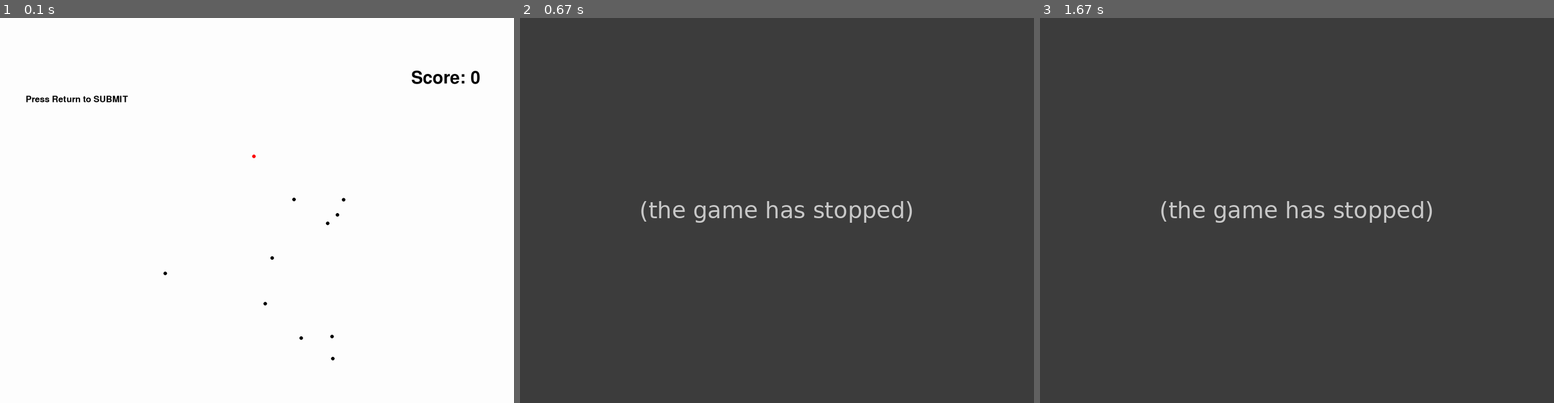
Above: before the commit, frames 1-3 (left to right).
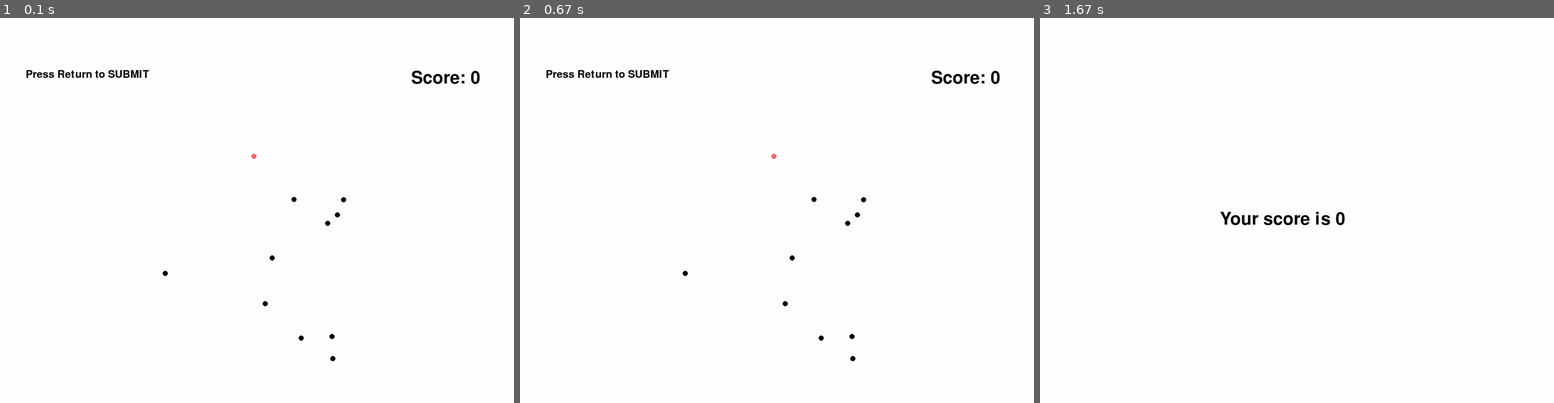
Above: after the commit, the same moments.

Repository: sherrybao222/Road_Construction
Game: pygame game, started from experiment/road_basic.py
Same seed, same stepped clock (60 frames per second), same inputs: the game is played once before the commit and once after it.
Inputs (mouse positions are in pixels of both pictures, inside the frame that each line leads up to):
- Up to frame 1 (0.1 s): no input
- Up to frame 2 (0.67 s): click (777, 210) at 0.38 s
- Up to frame 3 (1.67 s): tap Enter at 0.67 s

The runs differ from the first frame. In frame 1, 0.6% of the frame differs, in the area x 5-68%, y 13-90%; in frame 2, 100%; in frame 3, 100%, in the area x 0-100%, y 0-100%.
Error before the commit: TypeError: points must be number pairs (road_basic.py line 113); the game stopped at 0.35 s (later frames are placeholders)

Commit message:
modify data saving structure

Diff:
--- a/experiment/road_basic.py
+++ b/experiment/road_basic.py
@@ -17,6 +17,7 @@
         self.N = 11     # total city number, including start
         self.radius = 7     # radius of city
         self.total = 700    # total budget
+        self.budget_remain = 700    # remaining budget
 
         self.x = random.sample(range(500, 1400), self.N)    # x axis of all cities
         self.y = random.sample(range(500, 1400), self.N)    # y axis of all cities
@@ -24,22 +25,6 @@
 
         self.city_start = self.xy[0]    # start city
         self.distance = distance_matrix(self.xy, self.xy, p=2, threshold=10000)     # city distance matrix
-
-    def data_init(self):
-        # choice dynamic for undo
-        self.choice_dyn = [0]
-        self.choice_locdyn = [self.city_start]
-        self.budget_dyn = [self.total]
-        self.budget_remain = 700    # remaining budget
-
-        # choice history
-        self.choice_his = [0]   # choice history, index
-        self.choice_loc = [self.city_start] # choice location history
-
-        self.click = [0] # mouse click location
-        self.click_time = [0] # mouse click time
-
-        self.budget_his = [self.total] # budget history
 
         self.n_city = 0 # number of cities connected
         self.check = 0 # indicator showing if people made a valid choice
@@ -57,43 +42,59 @@
         dist = self.distance[self.index][self.choice_dyn[-1]] # get distance from current choice to previous choice
         self.budget_remain = self.budget_dyn[-1] - dist # budget update
 
-    def data(self, mouse):
-        tick_second = round((pg.time.get_ticks()/1000), 2)
-        self.click_time.append(tick_second)
-        self.click.append(mouse)
-
-        # self.number_est.append(self.number_dyn)
+    def data_init(self):
+        # dynamic for undo
+        self.choice_dyn = [0]
+        self.choice_locdyn = [self.city_start]
+        self.budget_dyn = [self.total]
+
+        # history
+        self.time = [0] # mouse click time
+        self.pos = [0]
+
+        self.choice_his = [0]   # choice history, index
+        self.choice_loc = [self.city_start] # choice location history
+
+        self.click = [0] # mouse click indicator
+
+        self.budget_his = [self.total] # budget history
+
+    def data(self, mouse, time):
+        # dynamic for undo
+        self.choice_dyn.append(self.index)
+        self.choice_locdyn.append(self.city)
+        self.budget_dyn.append(self.budget_remain)
+
+        # history
+        self.time.append(time)
+        self.pos.append(mouse)
+
+        self.choice_his.append(self.index)
+        self.choice_loc.append(self.city)
+
+        self.click.append(1)
 
         self.budget_his.append(self.budget_remain)
-        self.budget_dyn.append(self.budget_remain)
-
-        self.choice_his.append(self.index)
-        self.choice_dyn.append(self.index)
-        self.choice_loc.append(self.city)
-        self.choice_locdyn.append(self.city)
 
         self.n_city = self.n_city + 1
 
         self.check = 0 # clear choice parameters after saving them
         del self.index, self.city
 
-    def static_data(self, mouse):
-        tick_second = round((pg.time.get_ticks()/1000), 2)
-        self.click_time.append(tick_second)
-        self.click.append(mouse)
-
-        # self.number_est.append(self.number_dyn)
+    def static_data(self, mouse, time):
+        # history
+        self.time.append(time)
+        self.pos.append(mouse)
+
+        self.choice_his.append(float('nan'))
+        self.choice_loc.append(float('nan'))
 
         self.budget_his.append(float('nan'))
-        self.budget_dyn.append(float('nan'))
-
-        self.choice_his.append(float('nan'))
-        self.choice_dyn.append(float('nan'))
-        self.choice_loc.append(float('nan'))
-        self.choice_locdyn.append(float('nan'))
+
+        self.click.append(0)
 
     def check_end(self): # check if trial end
-        distance_copy = self.distance[self.choice_his[-1]] # copy distance list for current city
+        distance_copy = self.distance[self.choice_dyn[-1]] # copy distance list for current city
         if any(i < self.budget_dyn[-1] and i != 0 for i in distance_copy):
             return True # not end
         else:
@@ -110,12 +111,12 @@
         self.text_write("Score: " + str(mmap.n_city), 100, BLACK, 1600, 200) # show number of connected cities
 
     def road(self,mmap): # if people have made choice, need to redraw the chosen path every time
-        pg.draw.lines(screen, BLACK, False, mmap.choice_locdyn, 3)
+        pg.draw.lines(screen, BLACK, False, mmap.choice_locdyn, 5)
 
     def cities(self,mmap): # draw city dots
         for city in mmap.xy[1:]: # exclude start city
-            self.city = pg.draw.circle(screen, BLACK, city, 7)
-        self.start = pg.draw.circle(screen, RED, mmap.city_start, 7)
+            self.city = pg.draw.circle(screen, BLACK, city, 10)
+        self.start = pg.draw.circle(screen, RED, mmap.city_start, 10)
 
     def budget(self, mmap, mouse):
         # current mouse position
@@ -124,18 +125,18 @@
         radians = math.atan2(cy, cx)
         budget_pos = (int(mmap.choice_locdyn[-1][0] + mmap.budget_dyn[-1] * math.cos(radians)),
                       int(mmap.choice_locdyn[-1][1] + mmap.budget_dyn[-1] * math.sin(radians)))
-        self.budget_line = pg.draw.line(screen, GREEN, mmap.choice_locdyn[-1], budget_pos, 3)
+        self.budget_line = pg.draw.line(screen, GREEN, mmap.choice_locdyn[-1], budget_pos, 5)
 
     def auto_snap(self, mmap):
         pg.draw.line(screen, BLACK, mmap.choice_locdyn[-2], mmap.choice_locdyn[-1], 3)
 
     def instruction_submit(self):
-        self.text_write("Press Return to SUBMIT", 50, BLACK, 100, 300)
-        pg.draw.rect(screen, WHITE, (100, 300, 1000, 50), 1)
+        self.text_write("Press Return to SUBMIT", 60, BLACK, 100, 200)
+        #pg.draw.rect(screen, WHITE, (100, 300, 1000, 50), 1)
 
     def game_end(self, mmap):
-        pg.draw.rect(screen, BLACK, (600, 600, 600, 200), 0)
-        self.text_write('Your score is ' + str(mmap.n_city), 60, WHITE, 600, 650)
+        #pg.draw.rect(screen, WHITE, (600, 600, 600, 200), 0)
+        self.text_write('Your score is ' + str(mmap.n_city), 100, BLACK, 700, 750)
         pg.display.update()
 
     def text_write(self, text, size, color, x, y):  # function that can display any text
@@ -157,8 +158,8 @@
 # display setup
 screen = pg.display.set_mode((2000, 1500), flags=pg.FULLSCREEN)  # display surface
 WHITE = (255, 255, 255)
-RED = (255, 0, 0)
-GREEN = (0, 255, 0)
+RED = (255, 102, 102)
+GREEN = (0, 204, 102)
 BLACK = (0, 0, 0)
 screen.fill(WHITE)
 #clock = pg.time.Clock()
@@ -172,31 +173,33 @@
 # loop for displaying until quit
 while not done:
     for event in pg.event.get():
+        tick_second = round((pg.time.get_ticks()/1000), 2)
+        mouse_loc = pg.mouse.get_pos()
+
         if event.type == pg.QUIT:
             done = True
 
         if event.type == pg.MOUSEMOTION:
-            draw_map.budget(trial,pg.mouse.get_pos())
-            trial.static_data(pg.mouse.get_pos())
-
+            draw_map.budget(trial,mouse_loc)
+            trial.static_data(mouse_loc,tick_second)
 
         if event.type == pg.MOUSEBUTTONDOWN:
-            mouse_loc = pg.mouse.get_pos()
             draw_map.budget(trial,mouse_loc)
             if trial.check_end(): # not end
                 trial.make_choice(mouse_loc)
                 if trial.check == 1: # made valid choice
                     trial.budget_update()
-                    trial.data(mouse_loc)
+                    trial.data(mouse_loc, tick_second)
                     draw_map.auto_snap(trial)
                 else:
-                    trial.static_data(mouse_loc)
+                    trial.static_data(mouse_loc,tick_second)
+                    trial.click[-1] = 1
             else: # end
                 print("The End") # need other end function
 
         if event.type == pg.MOUSEBUTTONUP:
-            draw_map.budget(trial,pg.mouse.get_pos())
-            trial.static_data(pg.mouse.get_pos())
+            draw_map.budget(trial,mouse_loc)
+            trial.static_data(mouse_loc,tick_second)
 
         if event.type == pg.KEYDOWN:
             if event.key == pg.K_ESCAPE:
